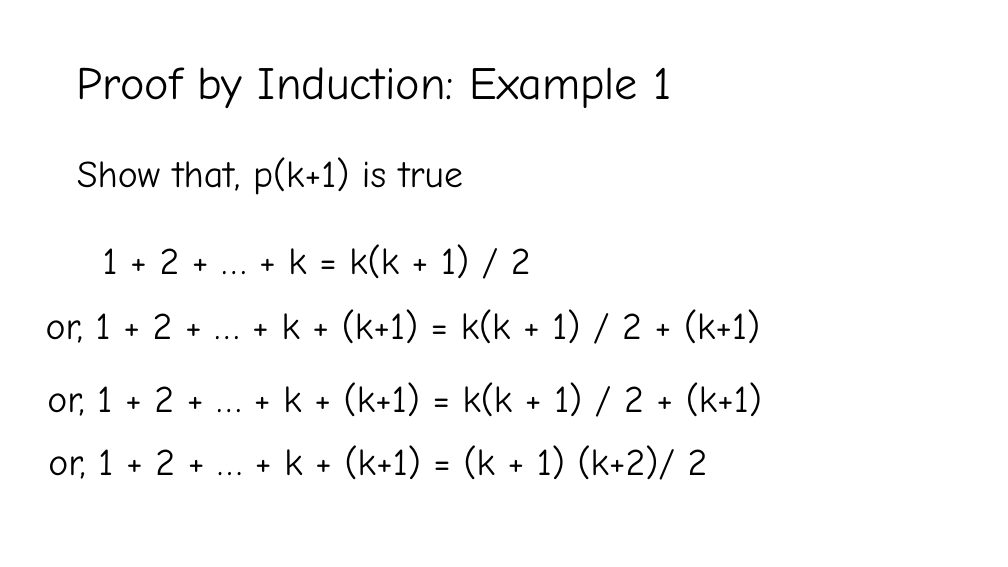
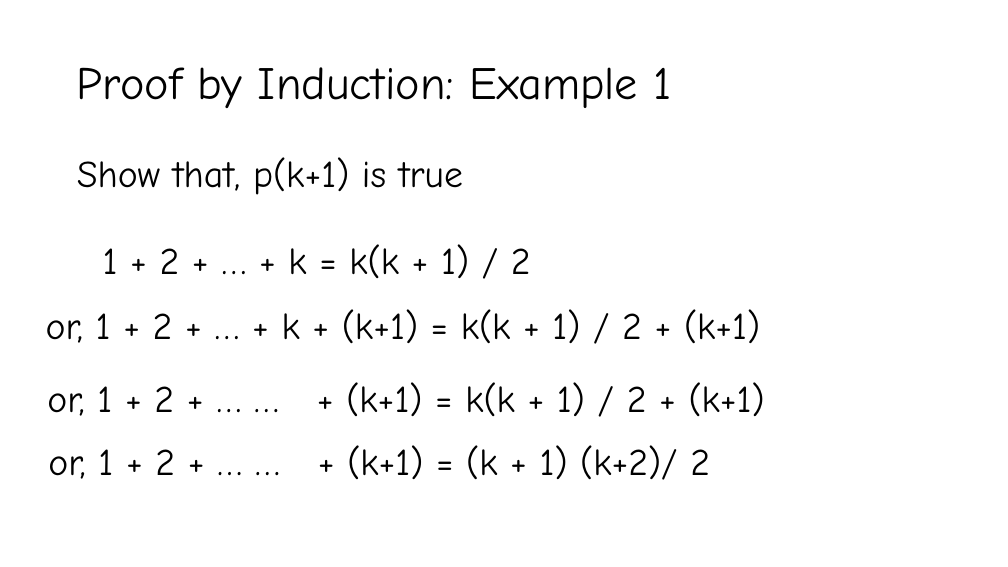
Before and after one commit to YeasirRayhanPrince/yeasirrayhanprince.github.io, a slide deck: slide 52 of cse106/slides/Lecture3.pptx (slide 25 before the commit). Drawn at 1008x567 pixels with LibreOffice and Linux fonts; fonts in the diff are those of the drawing. Boxes give left, top, right and bottom in pixels: in the first picture for what was removed or moved away, otherwise in the second. Text is boxed around its words. In the diff, an @@ line names an element or a change of style, - is before the commit and + after.

```diff
--- a/cse106/slides/Lecture3.pptx
+++ b/cse106/slides/Lecture3.pptx
@@ text at (47,382,765,416): text changed @@
-or, 1 + 2 + … + k + (k+1) = k(k + 1) / 2 + (k+1)
+or, 1 + 2 + … … + (k+1) = k(k + 1) / 2 + (k+1)
@@ text at (48,445,710,480): text changed @@
-or, 1 + 2 + … + k + (k+1) = (k + 1) (k+2)/ 2
+or, 1 + 2 + … … + (k+1) = (k + 1) (k+2)/ 2
```
Also in this commit, not shown: 1 other slide changed, 27 slides added, 6 other files.
